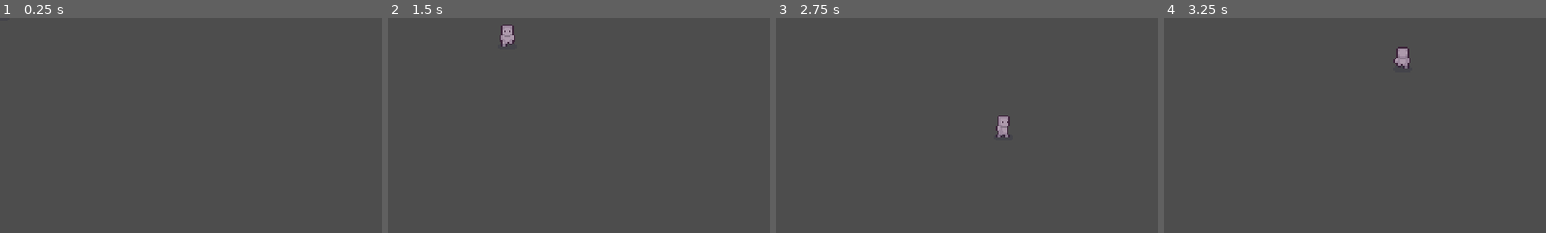
Above: before the commit, frames 1-4 (left to right).
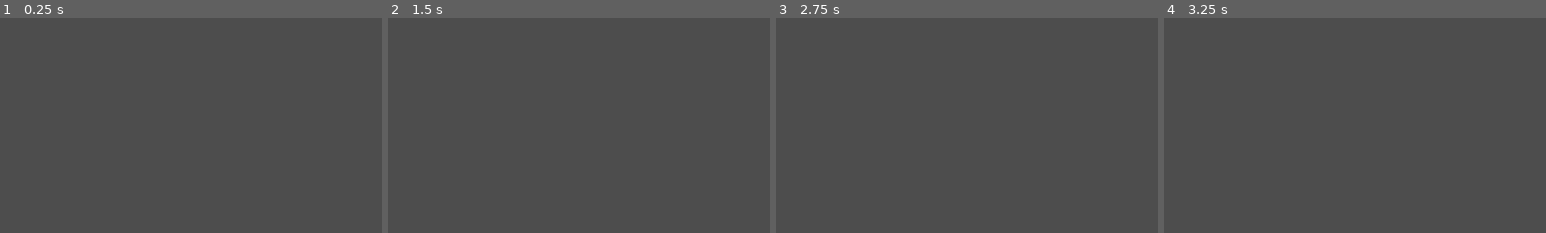
Above: after the commit, the same moments.

Repository: Arsenaultm90/COMP1501_FinalProject
Game: Godot game, scene res://scenes/main_character.tscn
Same seed, same stepped clock (60 frames per second), same inputs: the game is played once before the commit and once after it.
Inputs:
- Up to frame 1 (0.25 s): no input
- Up to frame 2 (1.5 s): tap Enter at 0.5 s; hold D (right) 0.53-1.28 s; tap Space at 1.25 s; hold S (down) from 1.28 s (still down)
- Up to frame 3 (2.75 s): release S (down) at 2.03 s; hold D (right) from 2.03 s (still down)
- Up to frame 4 (3.25 s): release D (right) at 2.78 s; hold W (up) from 2.78 s (still down)
The pictures show only the part of the screen within x 0-50%, y 0-50%; the shares and areas given below are measured in that part.

The runs differ from the first frame. In frame 2, 0.3% of the frame differs, in the area x 29-34%, y 3-14%; in frame 3, 0.3%; in frame 4, 0.4%, in the area x 60-65%, y 13-24%.

Commit message:
Added player spawn for scene switching

Diff:
--- a/project.godot
+++ b/project.godot
@@ -14,6 +14,10 @@
 run/main_scene="uid://ds6f708wobtk2"
 config/features=PackedStringArray("4.6", "GL Compatibility")
 config/icon="res://icon.svg"
+
+[autoload]
+
+PlayerManager="*uid://dx8ky4qg78y4e"
 
 [display]
 
--- a/scenes/main_character.tscn
+++ b/scenes/main_character.tscn
@@ -10,18 +10,6 @@
 
 [sub_resource type="Animation" id="Animation_e6tc2"]
 length = 0.001
-tracks/0/type = "value"
-tracks/0/imported = false
-tracks/0/enabled = true
-tracks/0/path = NodePath("CharacterBody2D/Sprite2D:frame")
-tracks/0/interp = 1
-tracks/0/loop_wrap = true
-tracks/0/keys = {
-"times": PackedFloat32Array(0),
-"transitions": PackedFloat32Array(1),
-"update": 1,
-"values": [0]
-}
 
 [sub_resource type="Animation" id="Animation_tqm6u"]
 resource_name = "idle_down"
@@ -30,7 +18,7 @@
 tracks/0/type = "value"
 tracks/0/imported = false
 tracks/0/enabled = true
-tracks/0/path = NodePath("CharacterBody2D/Sprite2D:frame")
+tracks/0/path = NodePath("Sprite2D:frame")
 tracks/0/interp = 1
 tracks/0/loop_wrap = true
 tracks/0/keys = {
@@ -46,7 +34,7 @@
 tracks/0/type = "value"
 tracks/0/imported = false
 tracks/0/enabled = true
-tracks/0/path = NodePath("CharacterBody2D/Sprite2D:frame")
+tracks/0/path = NodePath("Sprite2D:frame")
 tracks/0/interp = 1
 tracks/0/loop_wrap = true
 tracks/0/keys = {
@@ -63,7 +51,7 @@
 tracks/0/type = "value"
 tracks/0/imported = false
 tracks/0/enabled = true
-tracks/0/path = NodePath("CharacterBody2D/Sprite2D:frame")
+tracks/0/path = NodePath("Sprite2D:frame")
 tracks/0/interp = 1
 tracks/0/loop_wrap = true
 tracks/0/keys = {
@@ -80,7 +68,7 @@
 tracks/0/type = "value"
 tracks/0/imported = false
 tracks/0/enabled = true
-tracks/0/path = NodePath("CharacterBody2D/Sprite2D:frame")
+tracks/0/path = NodePath("Sprite2D:frame")
 tracks/0/interp = 1
 tracks/0/loop_wrap = true
 tracks/0/keys = {
@@ -97,7 +85,7 @@
 tracks/0/type = "value"
 tracks/0/imported = false
 tracks/0/enabled = true
-tracks/0/path = NodePath("CharacterBody2D/Sprite2D:frame")
+tracks/0/path = NodePath("Sprite2D:frame")
 tracks/0/interp = 1
 tracks/0/loop_wrap = true
 tracks/0/keys = {
@@ -114,7 +102,7 @@
 tracks/0/type = "value"
 tracks/0/imported = false
 tracks/0/enabled = true
-tracks/0/path = NodePath("CharacterBody2D/Sprite2D:frame")
+tracks/0/path = NodePath("Sprite2D:frame")
 tracks/0/interp = 1
 tracks/0/loop_wrap = true
 tracks/0/keys = {
@@ -135,23 +123,20 @@
 &"walk_up": SubResource("Animation_d3a2h")
 }
 
-[node name="Character" type="Node2D" unique_id=140324884]
-
-[node name="CharacterBody2D" type="CharacterBody2D" parent="." unique_id=2062887617]
-position = Vector2(0, -7)
+[node name="CharacterBody2D" type="CharacterBody2D" unique_id=2062887617]
 script = ExtResource("1_tqm6u")
 
-[node name="CollisionShape2D" type="CollisionShape2D" parent="CharacterBody2D" unique_id=1905319261]
+[node name="CollisionShape2D" type="CollisionShape2D" parent="." unique_id=1905319261]
 position = Vector2(0, -1)
 shape = SubResource("CapsuleShape2D_ig48j")
 
-[node name="Sprite2D" type="Sprite2D" parent="CharacterBody2D" unique_id=1741844972]
+[node name="Sprite2D" type="Sprite2D" parent="." unique_id=1741844972]
 texture_filter = 1
 texture = ExtResource("1_nrcqd")
 hframes = 4
 vframes = 12
 
-[node name="shadow" type="Sprite2D" parent="CharacterBody2D" unique_id=1372702415]
+[node name="shadow" type="Sprite2D" parent="." unique_id=1372702415]
 texture = ExtResource("2_ig48j")
 
 [node name="AnimationPlayer" type="AnimationPlayer" parent="." unique_id=1669397452]
--- a/scenes/outside.tscn
+++ b/scenes/outside.tscn
@@ -1,3 +1,8 @@
 [gd_scene format=3 uid="uid://dc86tahcdbmqv"]
 
+[ext_resource type="PackedScene" uid="uid://cqn1xnyuh4ar8" path="res://scenes/player_spawner.tscn" id="2_nsm10"]
+
 [node name="OutsideRoot" type="Node2D" unique_id=851555587]
+
+[node name="PlayerSpawner" parent="." unique_id=398890483 instance=ExtResource("2_nsm10")]
+position = Vector2(217, 129)
--- a/scenes/player_spawner.tscn
+++ b/scenes/player_spawner.tscn
@@ -1,8 +1,10 @@
 [gd_scene format=3 uid="uid://cqn1xnyuh4ar8"]
 
 [ext_resource type="Texture2D" uid="uid://chpkskmkt057f" path="res://art/character/prototype_character.png" id="1_27dp6"]
+[ext_resource type="Script" uid="uid://c2ofa5clff3dx" path="res://scripts/player_spawner.gd" id="1_hiofm"]
 
 [node name="PlayerSpawner" type="Node2D" unique_id=398890483]
+script = ExtResource("1_hiofm")
 
 [node name="Sprite2D" type="Sprite2D" parent="." unique_id=1112350615]
 modulate = Color(0.3019608, 1, 0.30588236, 1)
--- /dev/null
+++ b/scripts/global_player_manager.gd
@@ -0,0 +1,21 @@
+extends Node
+
+const PLAYER = preload("res://scenes/main_character.tscn")
+
+var player : Player
+var player_spawned : bool = false
+
+
+func _ready() -> void:
+	add_player_instance()
+
+
+func add_player_instance() -> void:
+	player = PLAYER.instantiate()
+	add_child(player)
+	pass
+
+
+func set_player_postion(_new_pos : Vector2) -> void:
+	player.global_position = _new_pos
+	pass
--- a/scripts/player.gd
+++ b/scripts/player.gd
@@ -1,6 +1,6 @@
 class_name Player extends CharacterBody2D
 
-@onready var animation_player = $"../AnimationPlayer"
+@onready var animation_player = $AnimationPlayer
 @onready var sprite = $Sprite2D
 
 var cardinal_direction : Vector2 = Vector2.DOWN
@@ -8,36 +8,27 @@
 var move_speed : float = 100.0
 var state : String = "idle"
 
+func _ready() -> void:
+	pass
 
-func _ready() -> void:
-	pass # Replace with function body.
-
-
-func _process(delta: float) -> void:
-
+func _physics_process(delta: float) -> void:
 	direction.x = Input.get_action_strength("right") - Input.get_action_strength("left")
 	direction.y = Input.get_action_strength("down") - Input.get_action_strength("up")
 
-	velocity = direction * move_speed
+	velocity = direction.normalized() * move_speed
+	move_and_slide()
 
 	if SetState() == true || SetDirection() == true:
 		UpdateAnimation()
-
-	pass
-
-
-func _physics_process(delta: float) -> void:
-	move_and_slide()
-
 
 func SetDirection() -> bool:
 	var new_dir : Vector2 = cardinal_direction
 	if direction == Vector2.ZERO:
 		return false
 
-	if direction.y == 0:
+	if abs(direction.x) >= abs(direction.y):
 		new_dir = Vector2.LEFT if direction.x < 0 else Vector2.RIGHT
-	elif direction.x == 0:
+	else:
 		new_dir = Vector2.UP if direction.y < 0 else Vector2.DOWN
 
 	if new_dir == cardinal_direction:
@@ -45,24 +36,17 @@
 
 	cardinal_direction = new_dir
 	sprite.scale.x = -1 if cardinal_direction == Vector2.LEFT else 1
-
 	return true
-
 
 func SetState() -> bool:
 	var new_state : String = "idle" if direction == Vector2.ZERO else "walk"
-
 	if new_state == state:
 		return false
-
 	state = new_state
 	return true
 
-
 func UpdateAnimation() -> void:
 	animation_player.play(state + "_" + AnimDirection())
-	pass
-
 
 func AnimDirection() -> String:
 	if cardinal_direction == Vector2.DOWN:
--- /dev/null
+++ b/scripts/player_spawner.gd
@@ -0,0 +1,11 @@
+extends Node2D
+
+
+func _ready() -> void:
+	visible = false
+
+	if PlayerManager.player_spawned == false:
+		PlayerManager.set_player_postion(global_position)
+		PlayerManager.player_spawned = true
+
+	pass
Not shown, added: scripts/global_player_manager.gd.uid
Not shown, added: scripts/player_spawner.gd.uid
